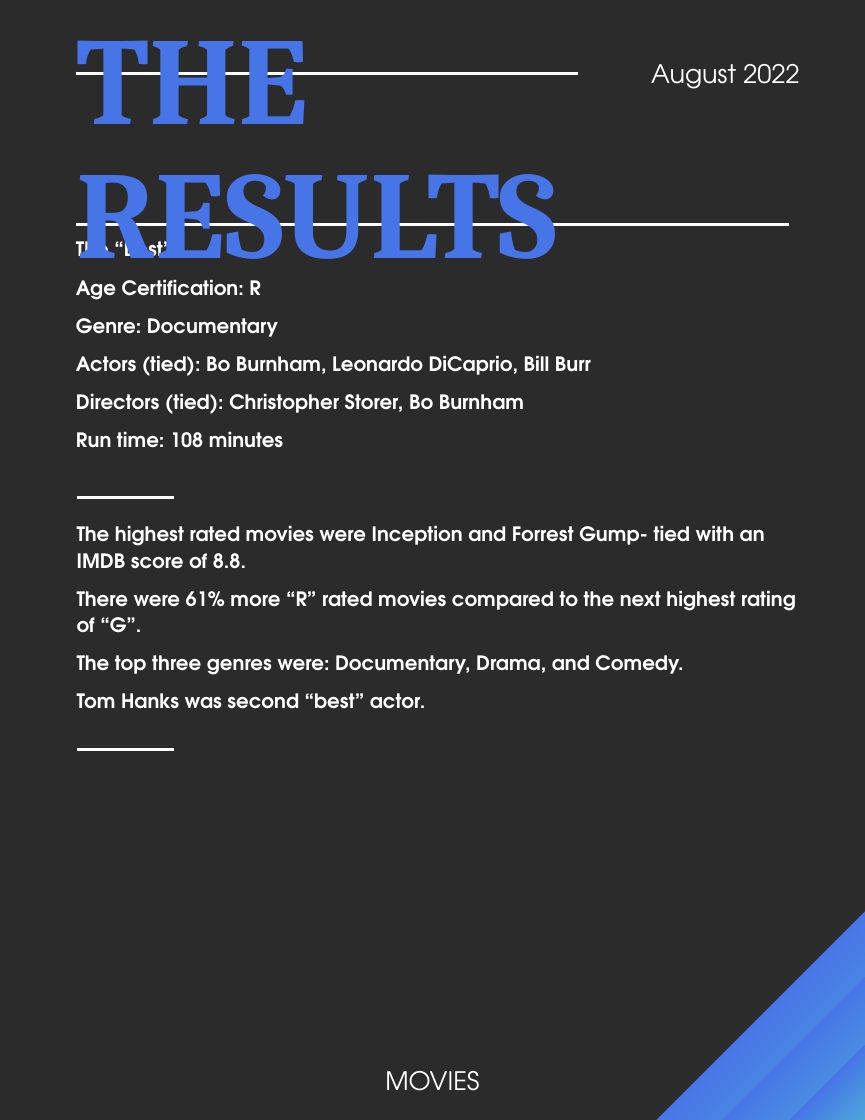
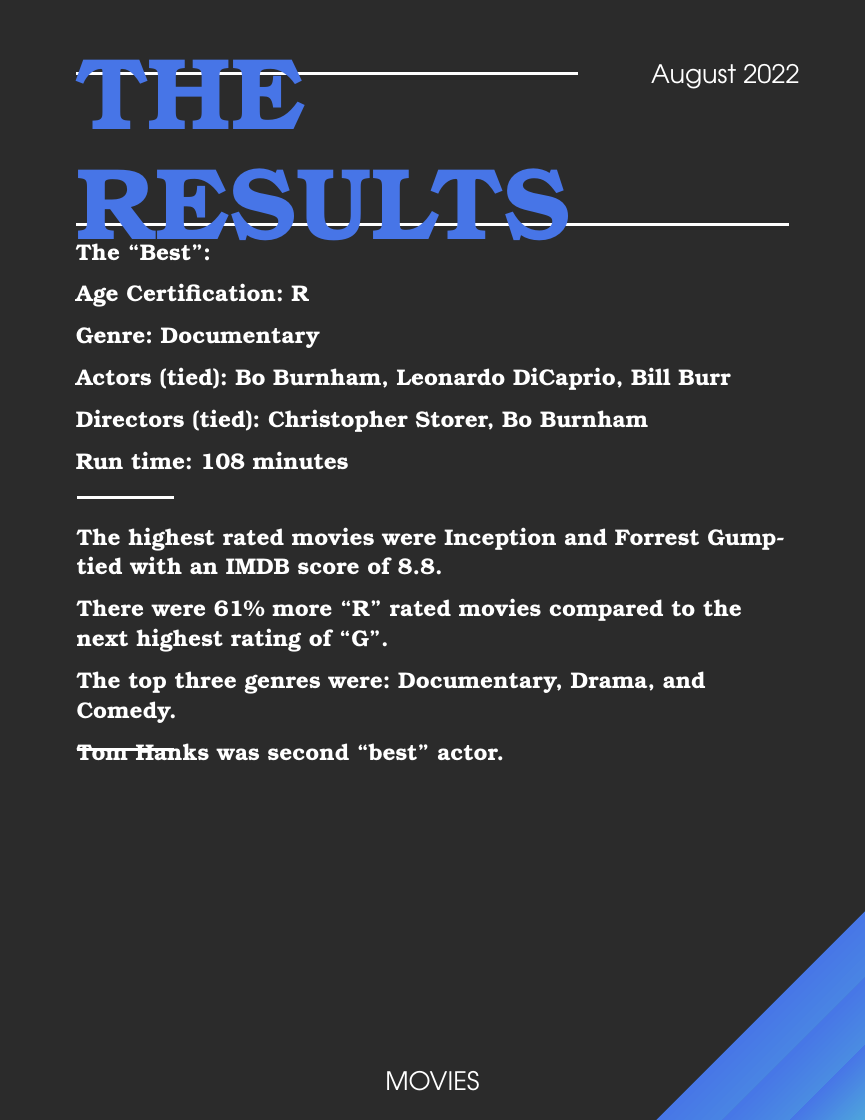
Before and after one commit to jgcarter421/Netflix, a slide deck: slide 5 of final_presentation.pptx. Drawn at 865x1120 pixels with LibreOffice and Linux fonts; fonts in the diff are those of the drawing; background and template pictures are left out; a plain dark background stands for a picture behind light text. Boxes give left, top, right and bottom in pixels: in the first picture for what was removed or moved away, otherwise in the second. Text is boxed around its words. In the diff, an @@ line names an element or a change of style, - is before the commit and + after.

```diff
--- a/final_presentation.pptx
+++ b/final_presentation.pptx
@@ title "THE RESULTS" at box(77, 59, 571, 260): size 88 to 72 pt, font Cambria to TeX Gyre Bonum @@
@@ text "The “Best”:" at box(76, 237, 730, 470): size 14 to 16 pt, font TeX Gyre Adventor to TeX Gyre Bonum @@
@@ text "The highest rated movies were ..." at box(77, 527, 784, 761): size 14 to 16 pt, font TeX Gyre Adventor to TeX Gyre Bonum @@
```
Also in this commit, not shown: 5 other slides changed, 1 other file.
